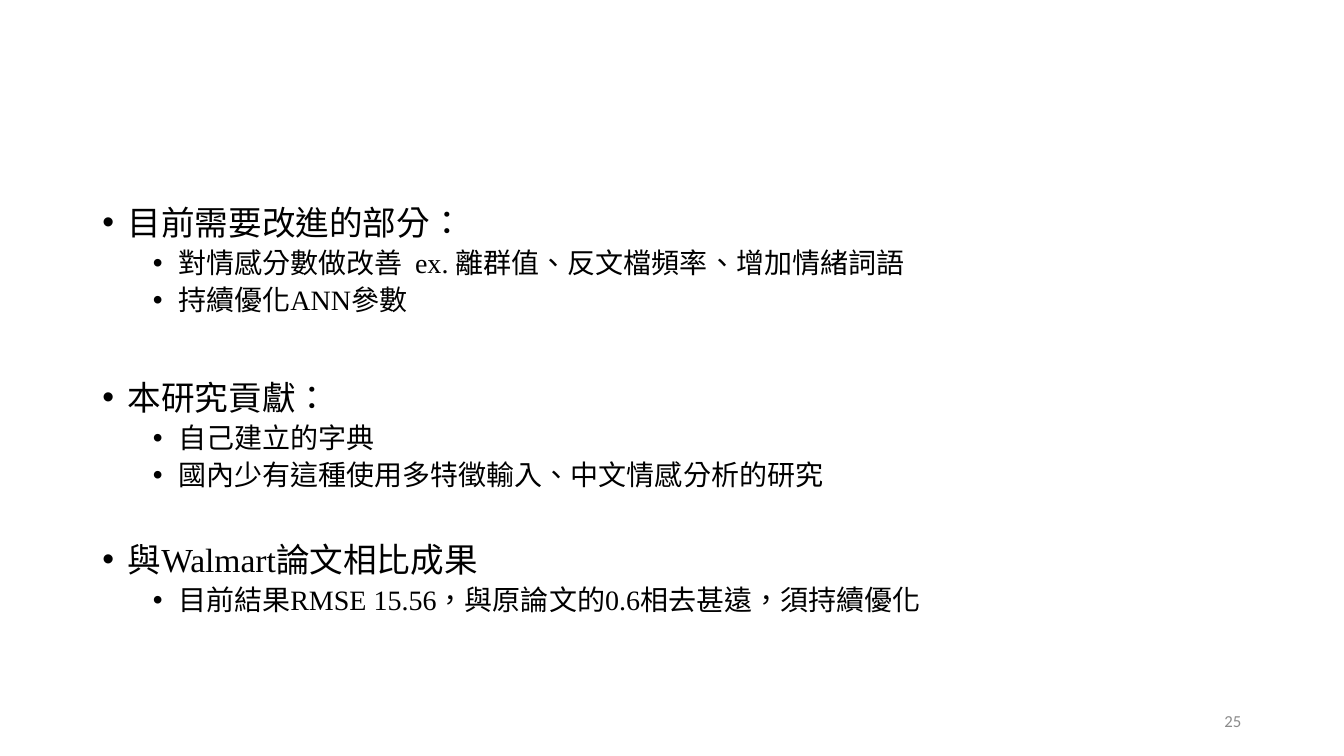
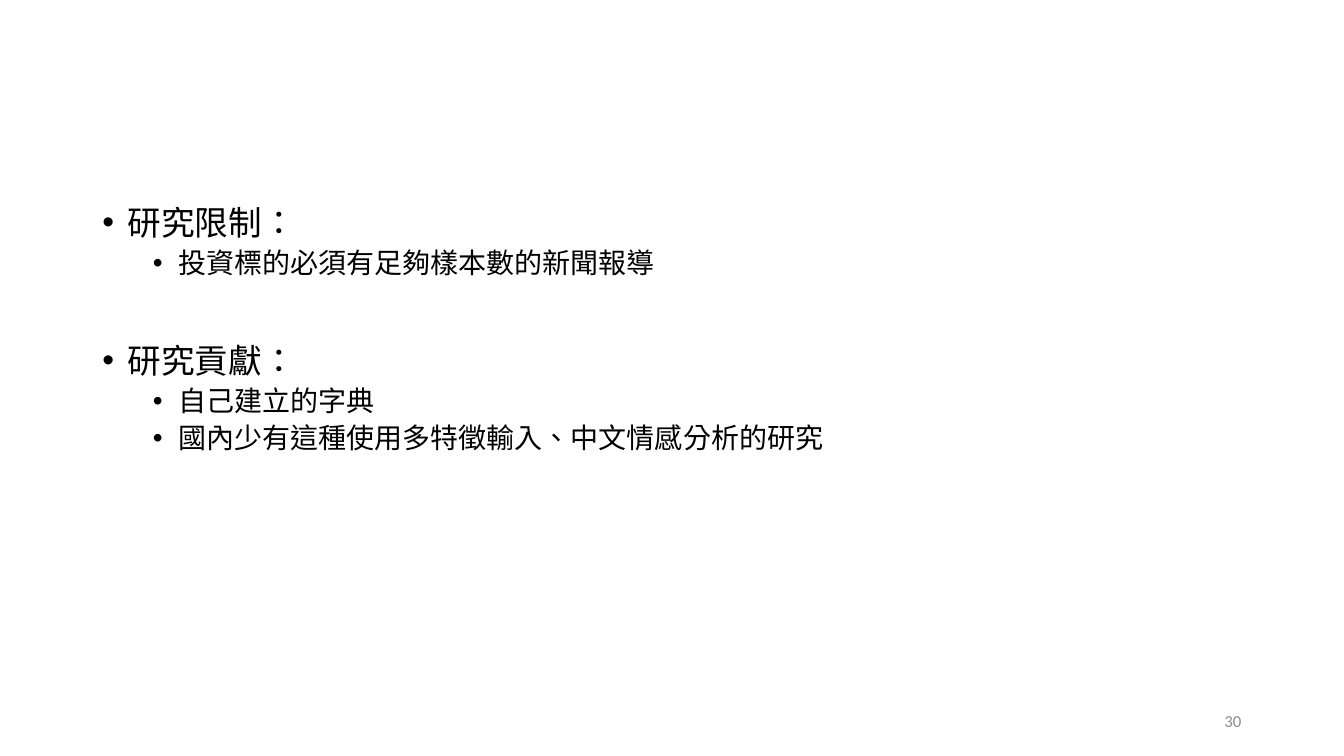
Before and after one commit to Skya-neko/StockPrediction, a slide deck: slide 30 of document/基於財經字典與分析指標的神經網路預測股價趨勢.pptx (slide 25 before the commit). Drawn at 1344x756 pixels with LibreOffice and Linux fonts; fonts in the diff are those of the drawing; background and template pictures are left out. Boxes give left, top, right and bottom in pixels: in the first picture for what was removed or moved away, otherwise in the second. Text is boxed around its words. In the diff, an @@ line names an element or a change of style, - is before the commit and + after.

```diff
--- a/document/基於財經字典與分析指標的神經網路預測股價趨勢.pptx
+++ b/document/基於財經字典與分析指標的神經網路預測股價趨勢.pptx
@@ text at (128, 207, 655, 376): text changed @@
-• 目前需要改進的部分：
-  • 對情感分數做改善 ex. 離群值、反文檔頻率、增加情緒詞語
-  • 持續優化ANN參數
-• 本研究貢獻：
+• 研究限制：
+  • 投資標的必須有足夠樣本數的新聞報導
+• 研究貢獻：
@@ text at (128, 543, 921, 613): paragraphs removed @@
-• 與Walmart論文相比成果
-  • 目前結果RMSE 15.56，與原論文的0.6相去甚遠，須持續優化
@@ page number at (1224, 716, 1241, 727): text changed @@
-25
+30
```
Also in this commit, not shown: 18 other slides changed, 8 slides added, 8 slides removed, 1 other file.
